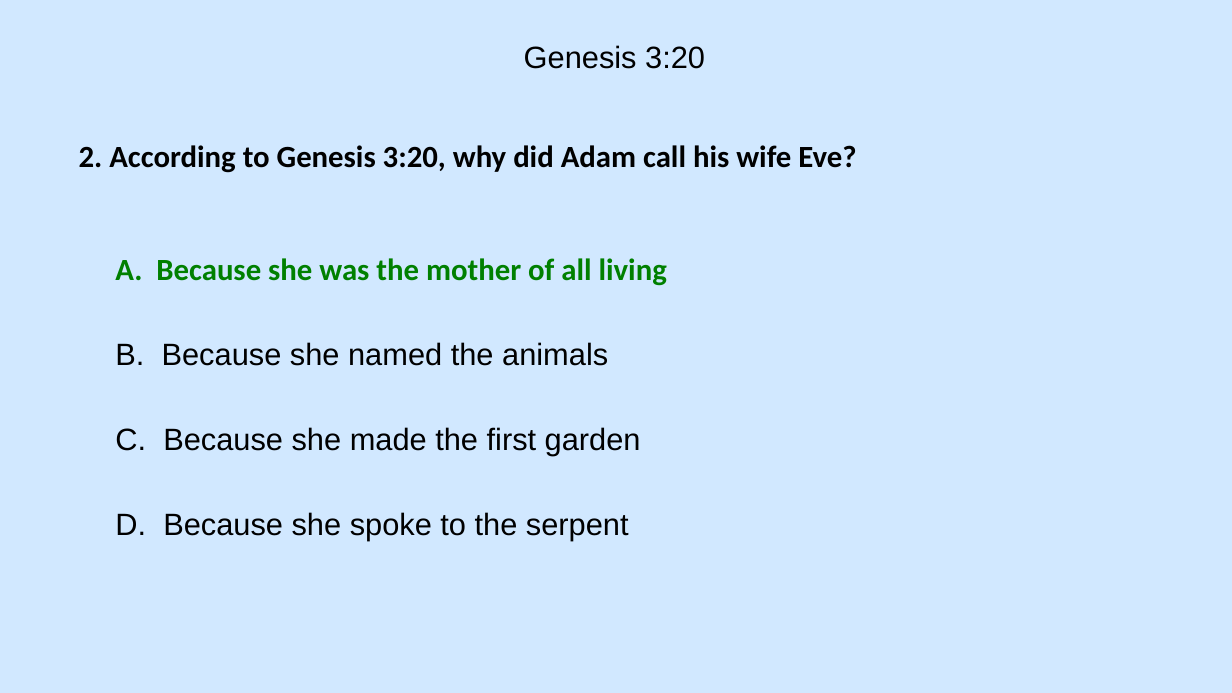
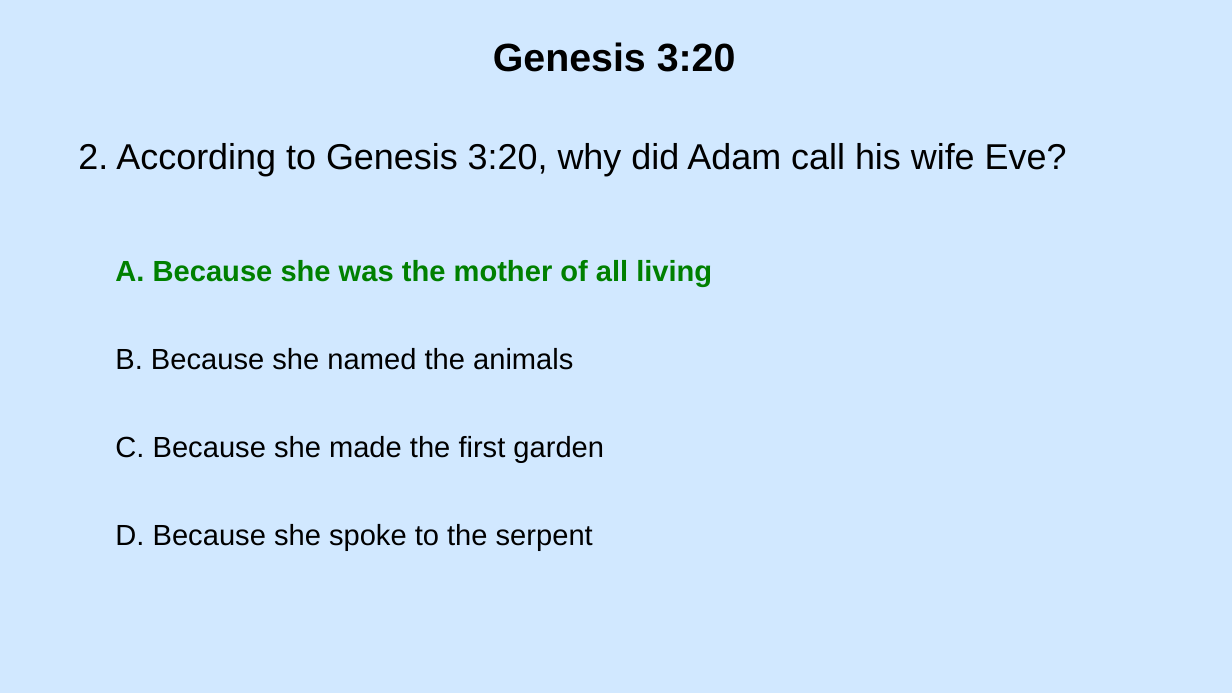
Before and after one commit to shelmel2012-beep/Genesis-Jeopardy-Bible-Bowl-Study-Guide-, a slide deck: slide 5 of Genesis 3 Study Guide 1.pptx. Drawn at 1232x693 pixels with LibreOffice and Linux fonts; fonts in the diff are those of the drawing. Boxes give left, top, right and bottom in pixels: in the first picture for what was removed or moved away, otherwise in the second. Text is boxed around its words. In the diff, an @@ line names an element or a change of style, - is before the commit and + after.

```diff
--- a/Genesis 3 Study Guide 1.pptx
+++ b/Genesis 3 Study Guide 1.pptx
@@ text "Genesis 3:20" at bbox=[493, 42, 736, 72]: size 18 to 23 pt, bold on @@
@@ text "2. According to Genesis 3:20, ..." at bbox=[78, 143, 1067, 176]: size 18 to 21 pt, font Calibri to Arial, bold off @@
@@ text "A. Because she was the ..." at bbox=[115, 260, 712, 287]: size 18 to 17 pt, font Calibri to Arial @@
@@ text "C. Because she made the ...": place and size @@
-text "C. Because she made the ..." at bbox=[115, 427, 641, 455]
+text "C. Because she made the ..." at bbox=[115, 436, 604, 462]
@@ size 18 to 17 pt in 3 elements at bbox=[115, 348, 573, 370], bbox=[115, 436, 604, 462], bbox=[115, 524, 593, 550] @@
@@ text "D. Because she spoke to ...": place and size @@
-text "D. Because she spoke to ..." at bbox=[115, 512, 629, 540]
+text "D. Because she spoke to ..." at bbox=[115, 524, 593, 550]
```
Also in this commit, not shown: 40 other slides changed, 10 slides added, 1 other file.
